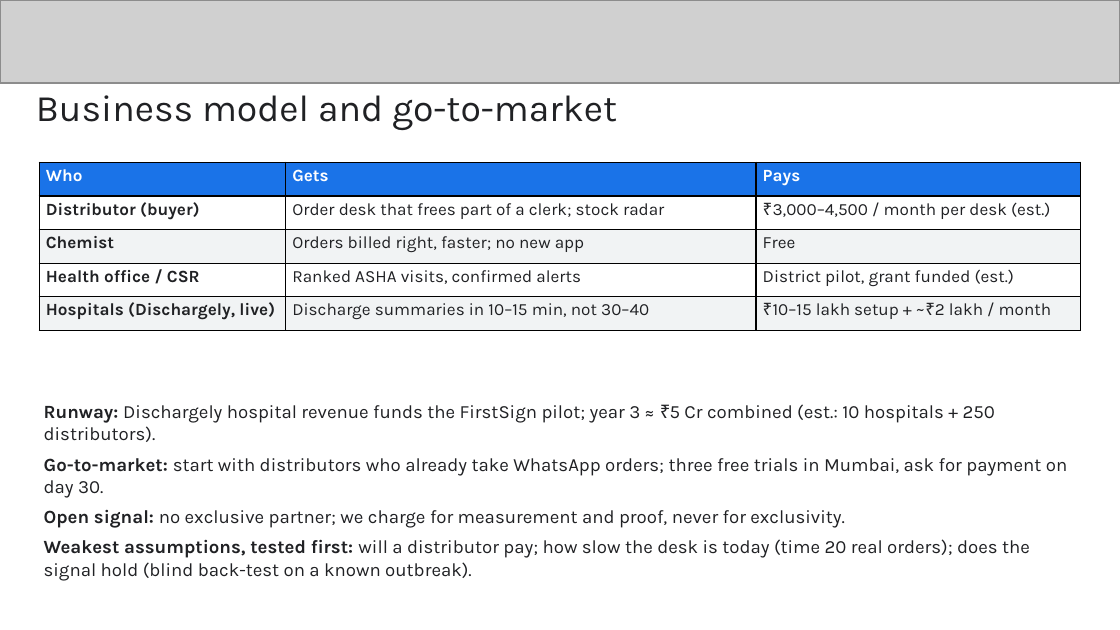
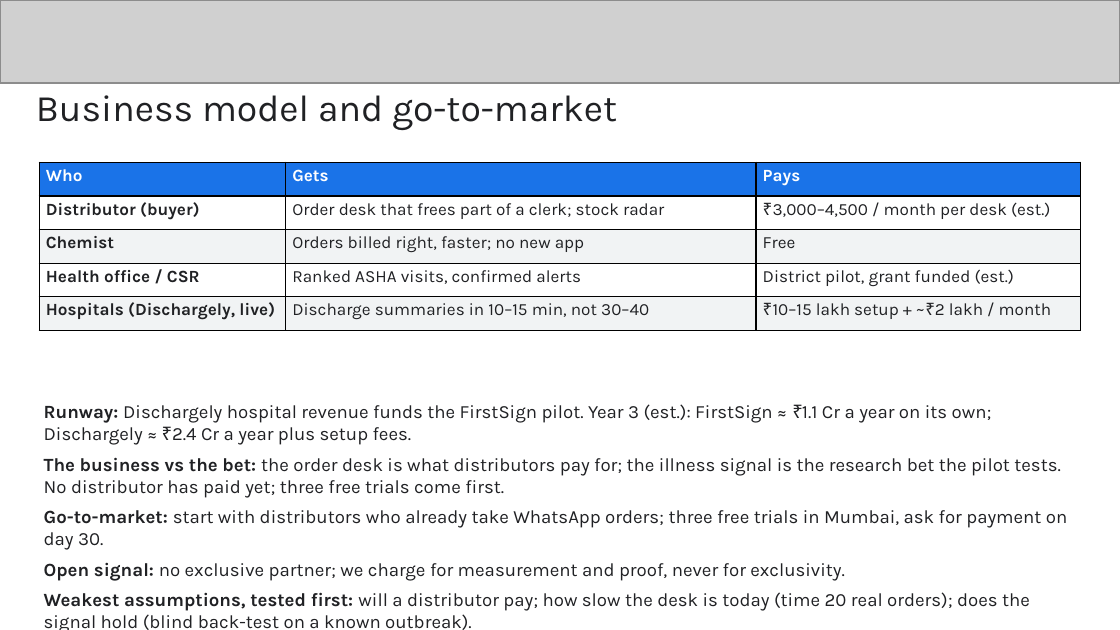
Before and after one commit to thebigsurf/firstsign-buildathon, a slide deck: slide 13 of docs/submission/FirstSign_Final_Submission.pptx. Drawn at 1120x630 pixels with LibreOffice and Linux fonts; fonts in the diff are those of the drawing; grey boxes stand for pictures. Boxes give left, top, right and bottom in pixels: in the first picture for what was removed or moved away, otherwise in the second. Text is boxed around its words. In the diff, an @@ line names an element or a change of style, - is before the commit and + after.

Commit message:
Decks: revenue split by product, smoke-test wording, sign-in and DPDP lines

```diff
--- a/docs/submission/FirstSign_Final_Submission.pptx
+++ b/docs/submission/FirstSign_Final_Submission.pptx
@@ text at box(44, 404, 1061, 498): text changed @@
-Runway: Dischargely hospital revenue funds the FirstSign pilot; year 3 ≈ ₹5 Cr combined (est.: 10 hospitals + 250 distributors).
+Runway: Dischargely hospital revenue funds the FirstSign pilot. Year 3 (est.): FirstSign ≈ ₹1.1 Cr a year on its own; Dischargely ≈ ₹2.4 Cr a year plus setup fees.
+The business vs the bet: the order desk is what distributors pay for; the illness signal is the research bet the pilot tests. No distributor has paid yet; three free trials come first.
```
Also in this commit, not shown: 3 other slides changed, 3 other files.
